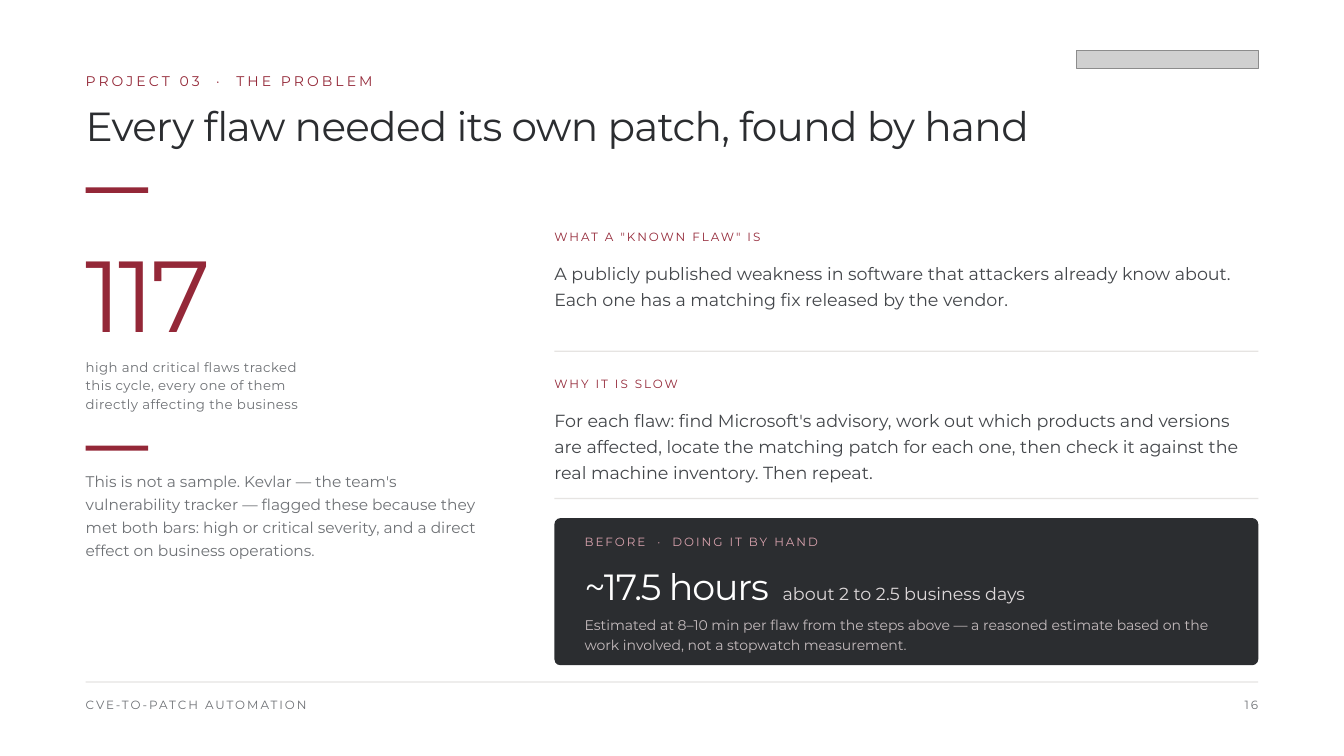
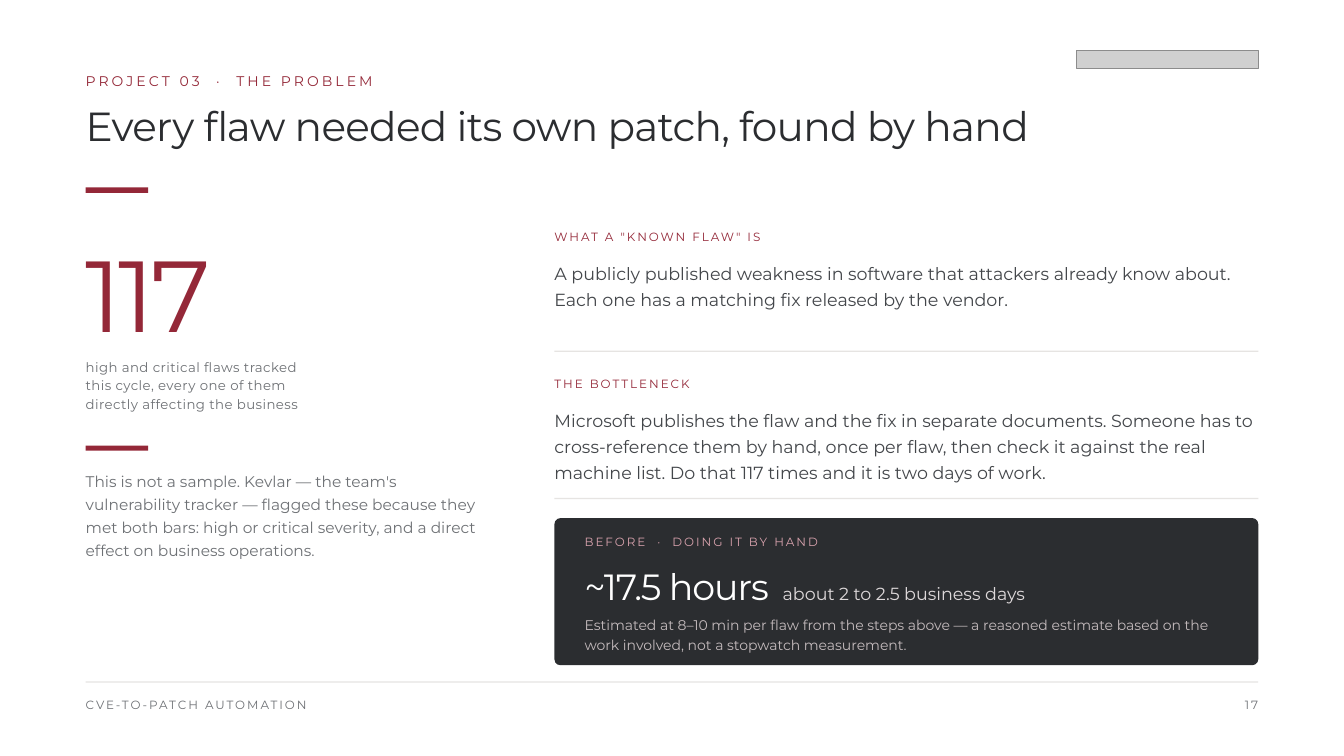
Before and after one commit to Jairmald/ai, a slide deck: slide 17 of out/Internship_Exit_Presentation_Stewart.pptx (slide 16 before the commit). Drawn at 1344x756 pixels with LibreOffice and Linux fonts; fonts in the diff are those of the drawing; grey boxes stand for pictures. Boxes give left, top, right and bottom in pixels: in the first picture for what was removed or moved away, otherwise in the second. Text is boxed around its words. In the diff, an @@ line names an element or a change of style, - is before the commit and + after.

```diff
--- a/out/Internship_Exit_Presentation_Stewart.pptx
+++ b/out/Internship_Exit_Presentation_Stewart.pptx
@@ text at box(554, 379, 690, 388): text changed @@
-WHY IT IS SLOW
+THE BOTTLENECK
@@ text at box(554, 414, 1253, 483): text changed @@
-For each flaw: find Microsoft's advisory, work out which products and versions are affected, locate the matching patch for each one, then check it against the real machine inventory. Then repeat.
+Microsoft publishes the flaw and the fix in separate documents. Someone has to cross-reference them by hand, once per flaw, then check it against the real machine list. Do that 117 times and it is two days of work.
@@ text at box(1245, 700, 1258, 709): text changed @@
-16
+17
```
Also in this commit, not shown: 20 other slides changed, 1 slide added, 9 other files.
